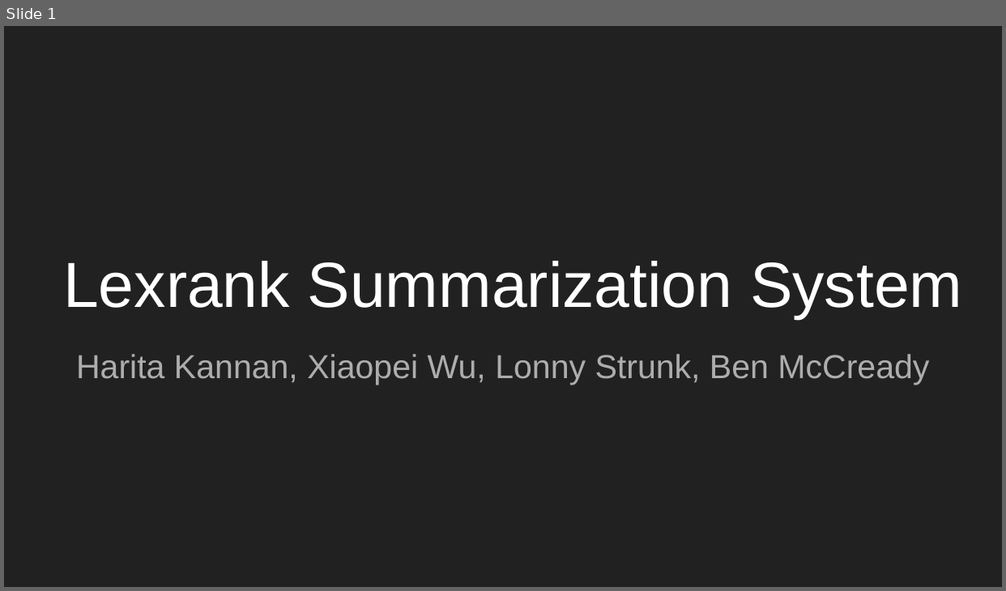
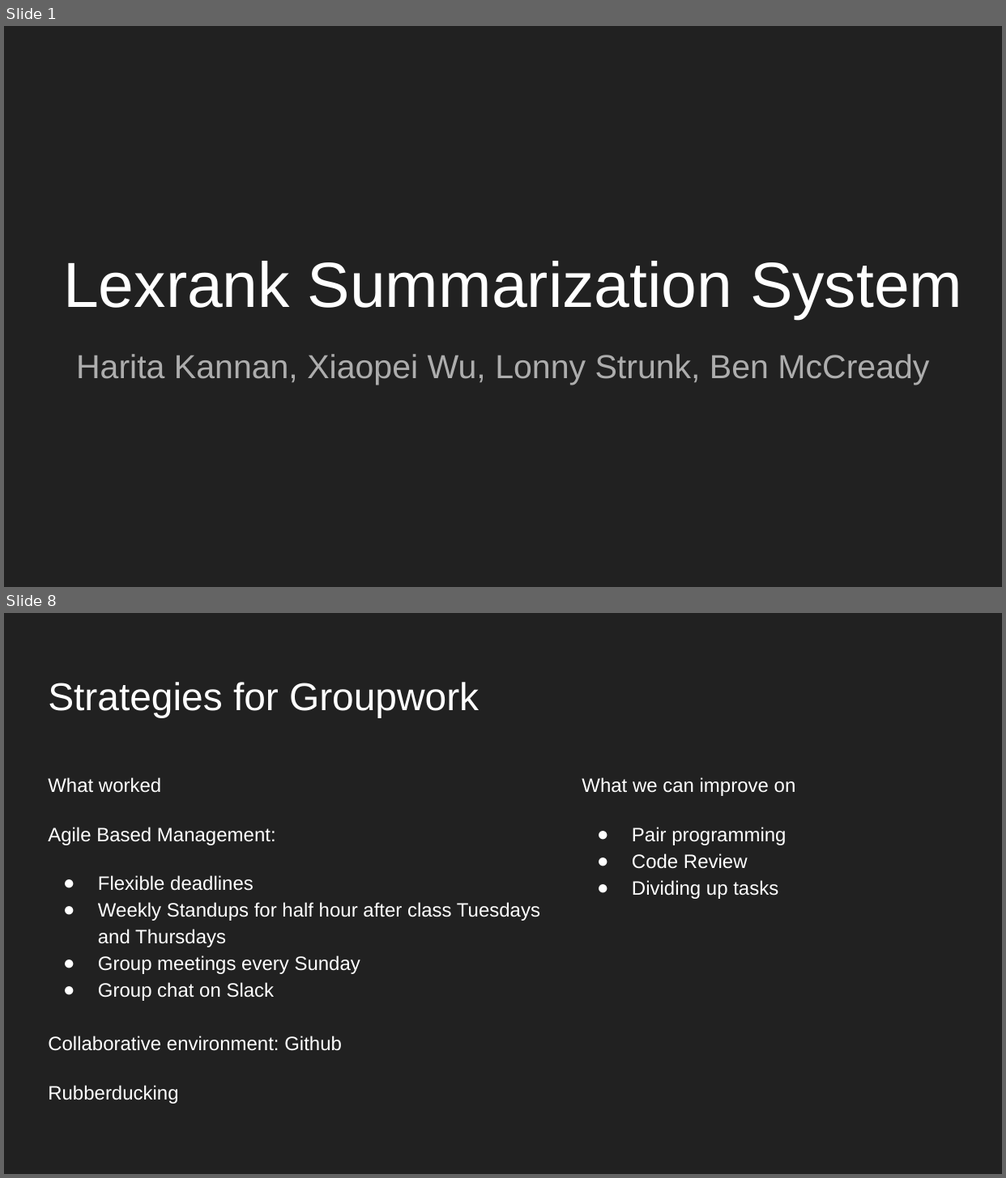
Before and after one commit to lonnystrunk/573-HXLB, a slide deck: doc/D2_presentation.pptx. Shown one above the other, each under a label of ours: slide 1 before the commit, slides 1 and 8 after it; the slides between them are not shown. The pictures are 1006x591 and 1006x1178 pixels, drawn with LibreOffice and Linux fonts; fonts in the diff are those of the drawing. Boxes give left, top, right and bottom in pixels: in the first picture for what was removed or moved away, otherwise in the second. Text is boxed around its words. In the diff, an @@ line names an element or a change of style, - is before the commit and + after.

```diff
--- a/doc/D2_presentation.pptx
+++ b/doc/D2_presentation.pptx
@@ slide 8 added at [4,613,1002,1174], background #212121 @@
@@ title added at [48,682,479,717], 28 pt, text #FFFFFF @@
+Strategies for Groupwork
@@ text added at [48,777,540,1104], 14 pt, text #FFFFFF @@
+What worked
+Agile Based Management:
+● Flexible deadlines
+● Weekly Standups for half hour after class Tuesdays and Thursdays
+● Group meetings every Sunday
+● Group chat on Slack
+Collaborative environment: Github
+Rubberducking
@@ text added at [582,777,796,899], 14 pt, text #FFFFFF @@
+What we can improve on
+● Pair programming
+● Code Review
+● Dividing up tasks
```
Also in this commit, not shown: 1 slide changed, 5 other slides added, 3 slides removed.
